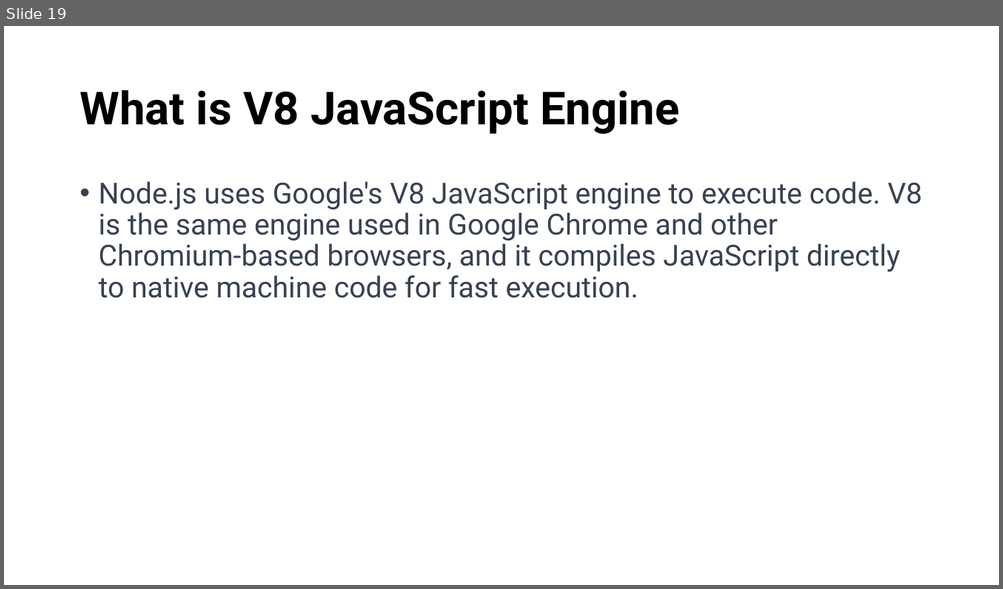
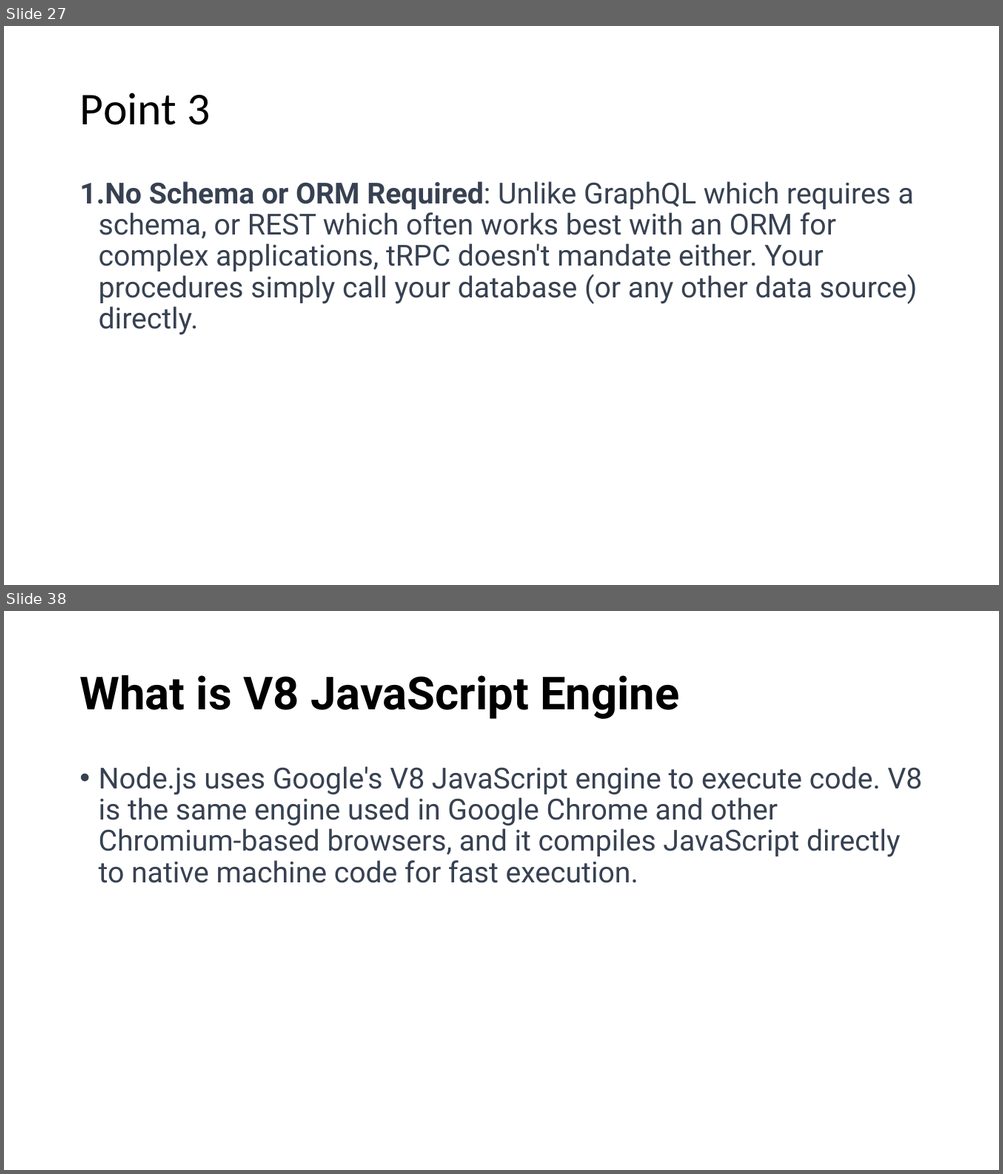
Before and after one commit to 1shaked/full-stack, a slide deck: 26ass/Node intro.pptx. Shown one above the other, each under a label of ours: slide 19 before the commit, slides 27 and 38 after it; the slides between them are not shown. The pictures are 1003x589 and 1003x1174 pixels, drawn with LibreOffice and Linux fonts; fonts in the diff are those of the drawing. Boxes give left, top, right and bottom in pixels: in the first picture for what was removed or moved away, otherwise in the second. Text is boxed around its words. In the diff, an @@ line names an element or a change of style, - is before the commit and + after.

```diff
--- a/26ass/Node intro.pptx
+++ b/26ass/Node intro.pptx
@@ slide 27 added at [4,26,999,585], background #FFFFFF @@
@@ title added at [79,93,210,125], 44 pt, text #000000 @@
+Point 3
@@ text added at [79,181,917,335], 28 pt, text #374151 @@
+1. No Schema or ORM Required: Unlike GraphQL which requires a schema, or REST which often works best with an ORM for complex applications, tRPC doesn't mandate either. Your procedures simply call your database (or any other data source) directly.
@@ what was slide 19 is now slide 38 @@
```
Also in this commit, not shown: 12 slides changed, 18 other slides added, 31 other files.
